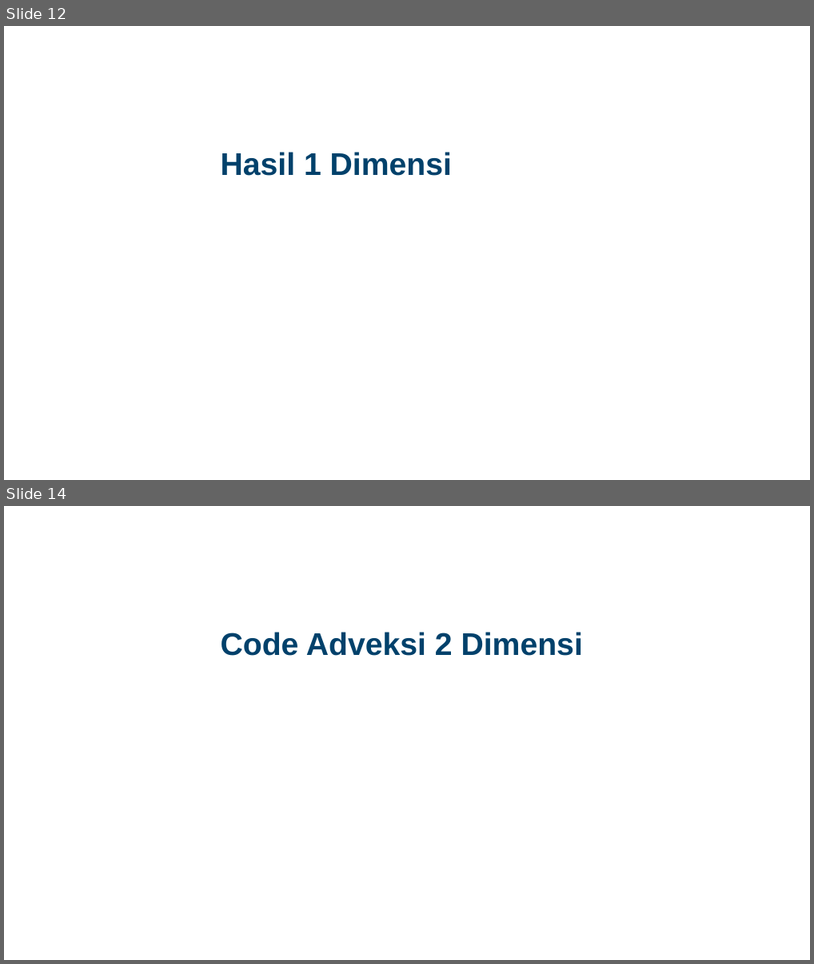
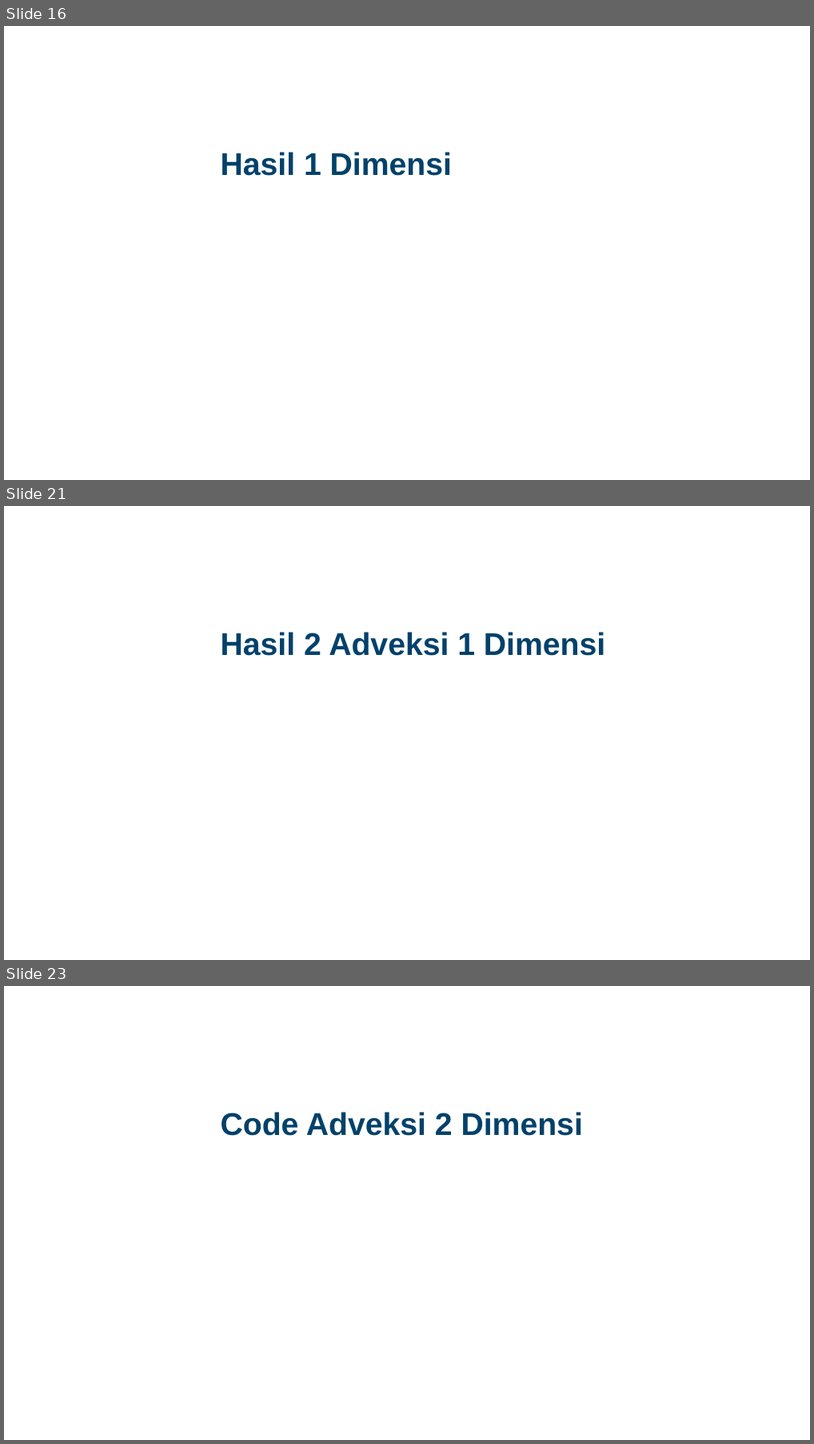
Before and after one commit to Widityas/Kelompok_3_PersamaanAdveksi, a slide deck: Final Project Numerik Kelompok 3.pptx. Shown one above the other, each under a label of ours: slides 12 and 14 before the commit, slides 16, 21 and 23 after it; the slides between them are not shown. The pictures are 814x964 and 814x1444 pixels, drawn with LibreOffice and Linux fonts; fonts in the diff are those of the drawing; background and template pictures are left out. Boxes give left, top, right and bottom in pixels: in the first picture for what was removed or moved away, otherwise in the second. Text is boxed around its words. In the diff, an @@ line names an element or a change of style, - is before the commit and + after.

```diff
--- a/Final Project Numerik Kelompok 3.pptx
+++ b/Final Project Numerik Kelompok 3.pptx
@@ slide 21 added at bbox=[4, 506, 810, 960], background picture (left out) @@
@@ title added at bbox=[221, 632, 606, 656], 28 pt, text #01416B, bold @@
+Hasil 2 Adveksi 1 Dimensi
@@ what was slide 12 is now slide 16 @@
@@ what was slide 14 is now slide 23 @@
```
Also in this commit, not shown: 5 slides changed, 32 other slides added, 4 slides removed, 8 other files.
